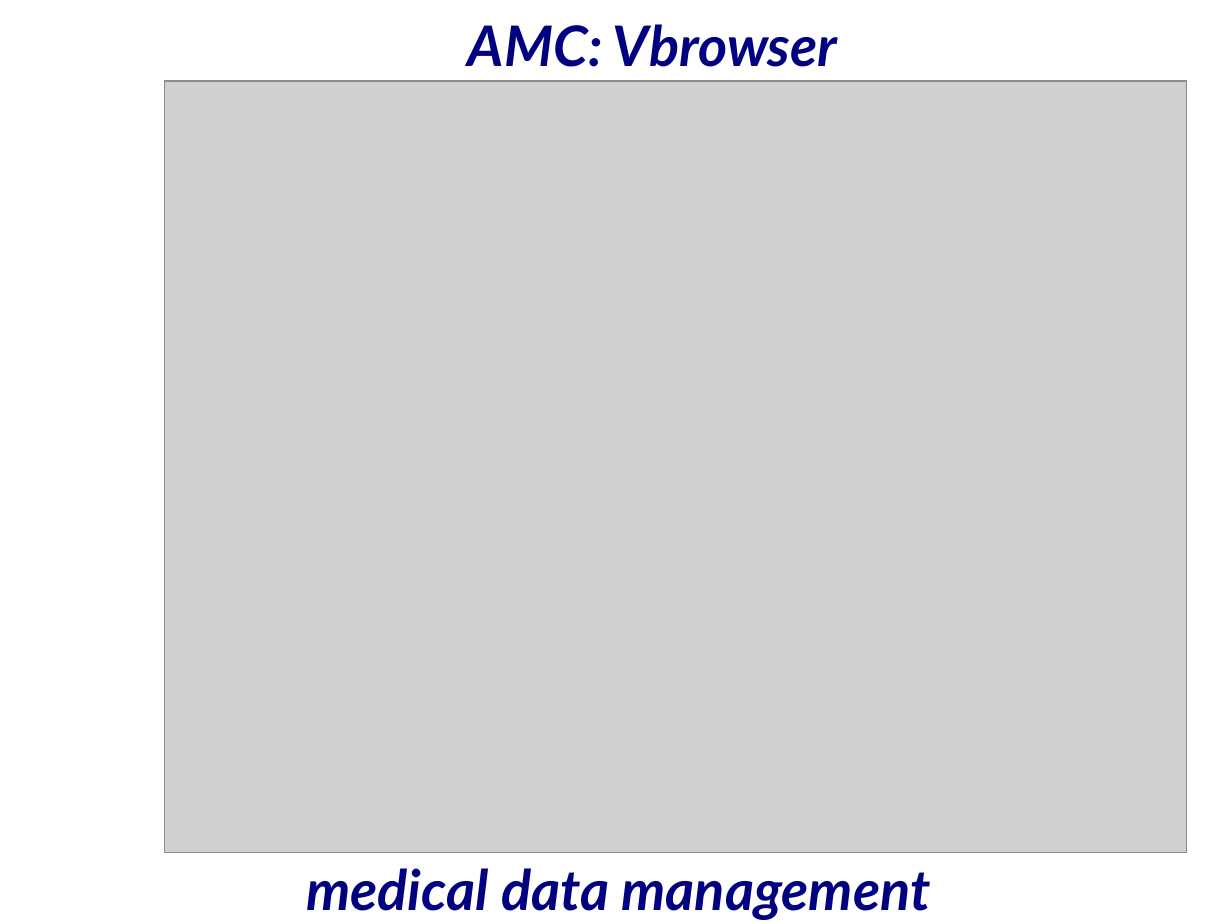
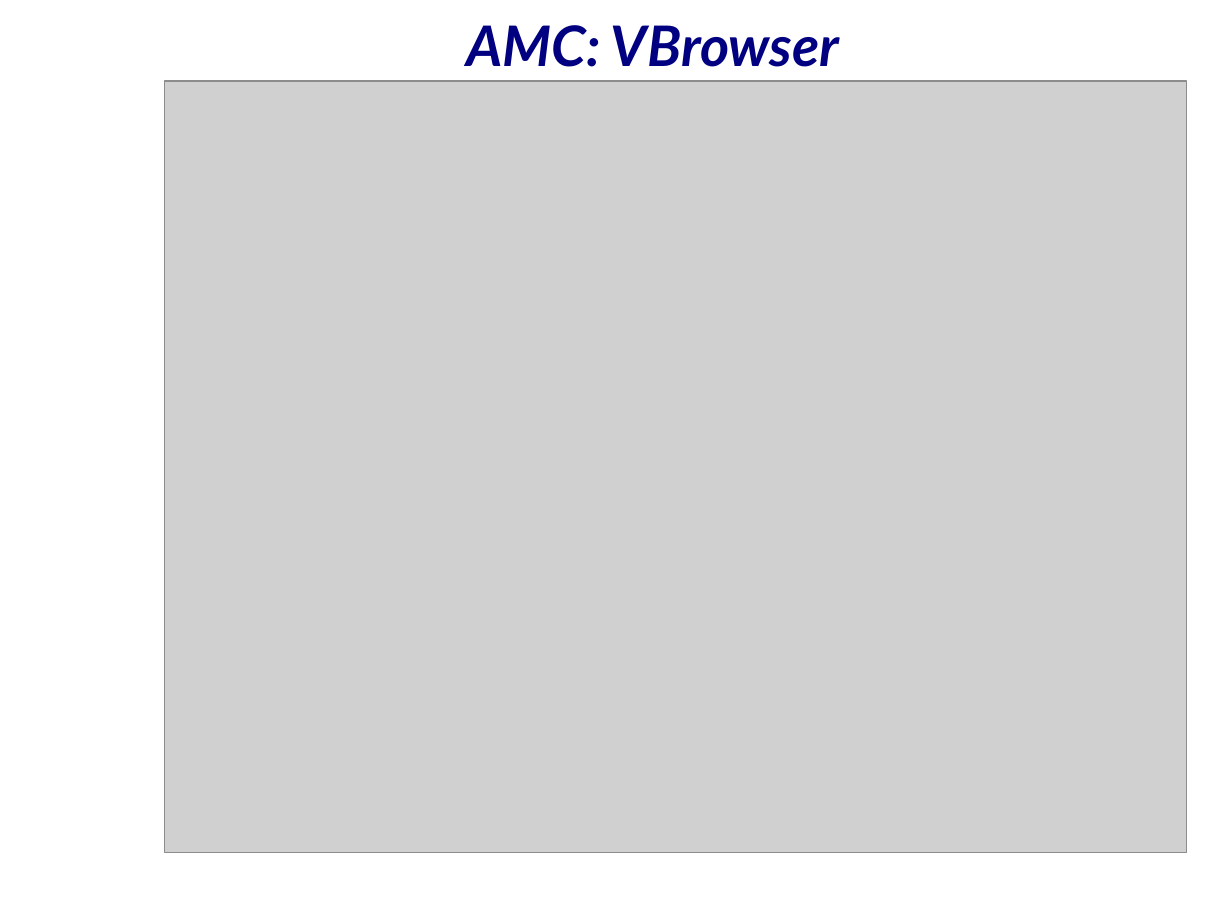
Before and after one commit to JungleComputing/www, a slide deck: slide 8 of tutorial/20080519-CCGrid08-Part-8-Users.odp (slide 9 before the commit). Drawn at 1232x924 pixels with LibreOffice and Linux fonts; fonts in the diff are those of the drawing; grey boxes stand for pictures; background and template pictures are left out. Boxes give left, top, right and bottom in pixels: in the first picture for what was removed or moved away, otherwise in the second. Text is boxed around its words. In the diff, an @@ line names an element or a change of style, - is before the commit and + after.

```diff
--- a/tutorial/20080519-CCGrid08-Part-8-Users.odp
+++ b/tutorial/20080519-CCGrid08-Part-8-Users.odp
@@ title at bbox=[466, 25, 839, 67]: text changed @@
-AMC: Vbrowser
+AMC: VBrowser
@@ text removed at bbox=[306, 868, 931, 920] @@
-medical data management
```
Also in this commit, not shown: 3 other slides changed, 1 slide removed, 1 other file.
